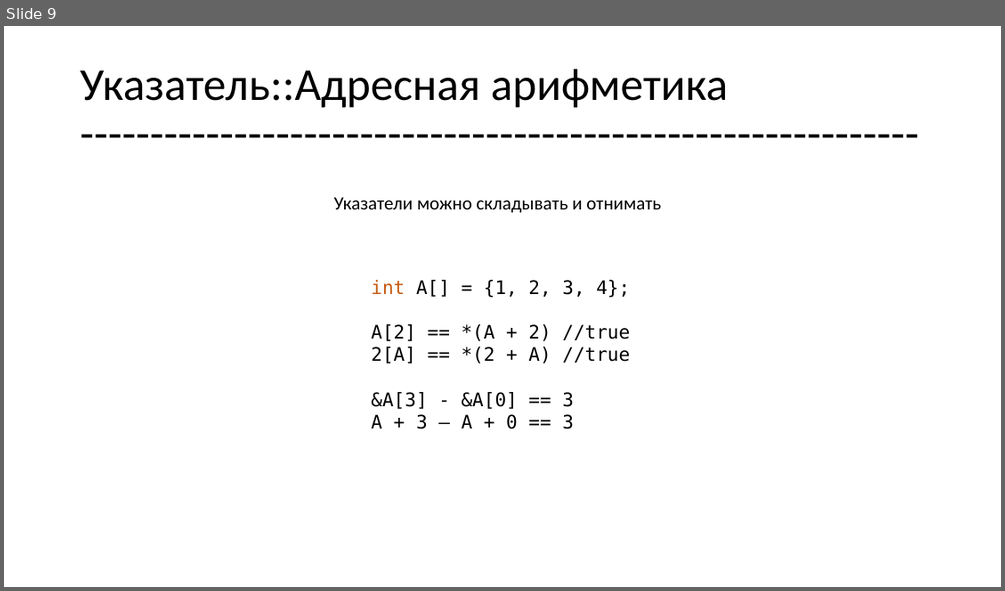
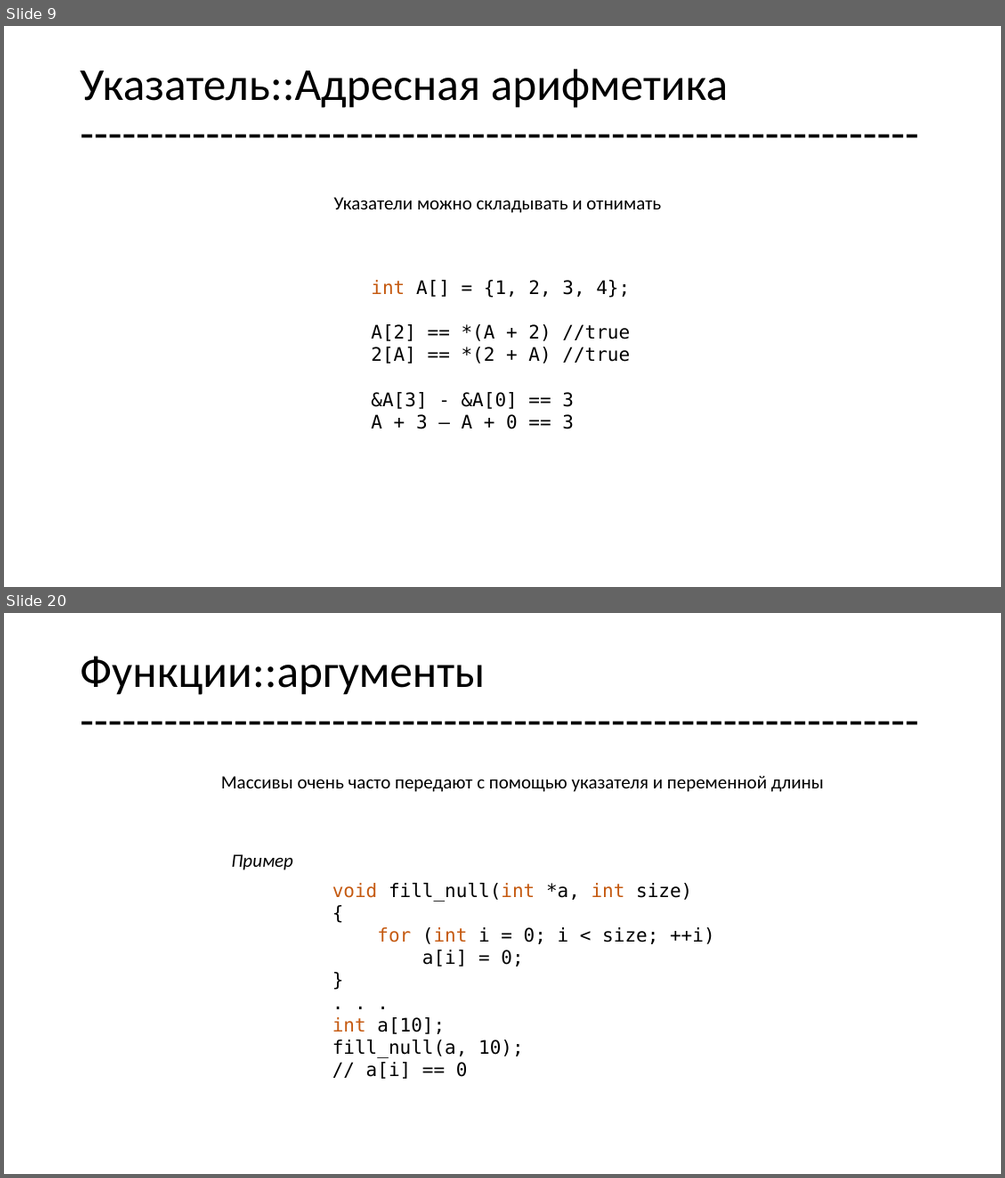
Before and after one commit to geeknik96/CLec, a slide deck: lec3/lec3.pptx. Shown one above the other, each under a label of ours: slide 9 before the commit, slides 9 and 20 after it; the slides between them are not shown. The pictures are 1005x591 and 1005x1178 pixels, drawn with LibreOffice and Linux fonts; fonts in the diff are those of the drawing. Boxes give left, top, right and bottom in pixels: in the first picture for what was removed or moved away, otherwise in the second. Text is boxed around its words. In the diff, an @@ line names an element or a change of style, - is before the commit and + after.

```diff
--- a/lec3/lec3.pptx
+++ b/lec3/lec3.pptx
@@ slide 20 added at [4, 613, 1001, 1174], background #FFFFFF @@
@@ title added at [80, 656, 485, 695], 44 pt, text #000000 @@
+Функции::аргументы
+------------------------------------------------------------
@@ text added at [221, 775, 824, 792], 18 pt, text #000000 @@
+Массивы очень часто передают с помощью указателя и переменной длины
@@ text added at [231, 854, 293, 870], 18 pt, text #000000, italic @@
+Пример
@@ text added at [332, 883, 715, 1078], 18 pt, text #000000 @@
+void fill_null(int *a, int size)
+{
+for (int i = 0; i < size; ++i)
+a[i] = 0;
+}
+. . .
+int a[10];
+fill_null(a, 10);
+// a[i] == 0
```
Also in this commit, not shown: 1 slide changed, 15 other slides added, 22 other files.
